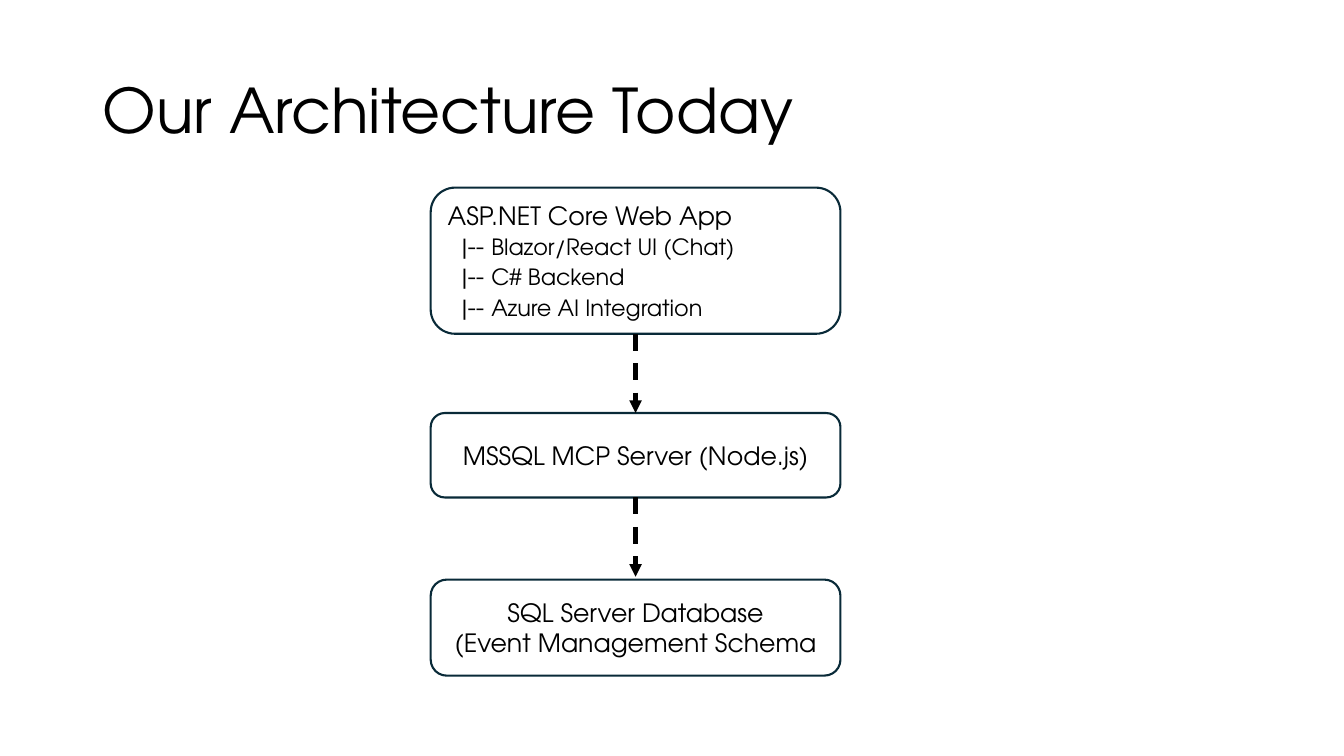
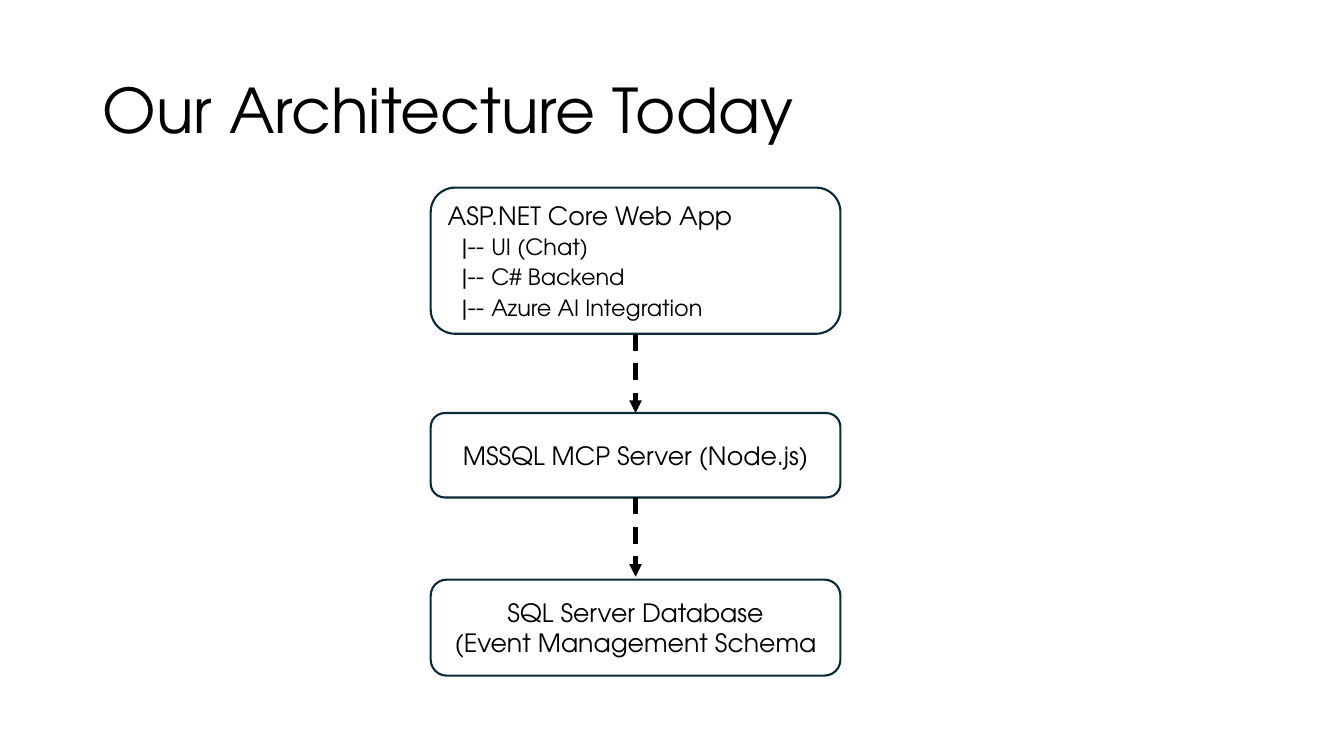
Before and after one commit to nielsberglund/presentations-2025, a slide deck: slide 10 of DotNet-Conf/deck/dotnet-mcp.pptx. Drawn at 1344x756 pixels with LibreOffice and Linux fonts; fonts in the diff are those of the drawing; background and template pictures are left out. Boxes give left, top, right and bottom in pixels: in the first picture for what was removed or moved away, otherwise in the second. Text is boxed around its words. In the diff, an @@ line names an element or a change of style, - is before the commit and + after.

```diff
--- a/DotNet-Conf/deck/dotnet-mcp.pptx
+++ b/DotNet-Conf/deck/dotnet-mcp.pptx
@@ text in rounded rectangle at box(491, 238, 588, 260): text changed @@
-|-- Blazor/React UI (Chat)
+|-- UI (Chat)
```
Also in this commit, not shown: 11 other files.
